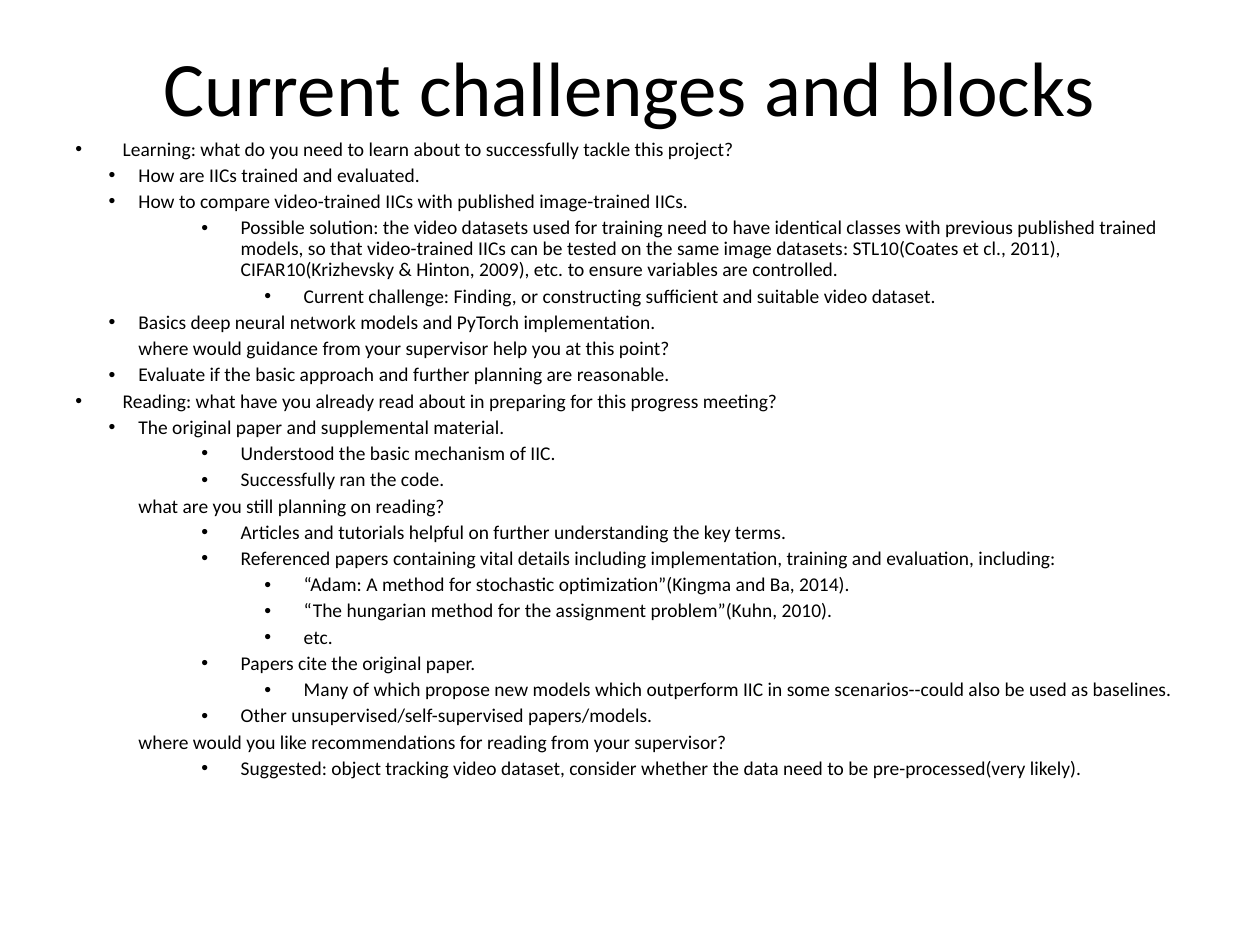
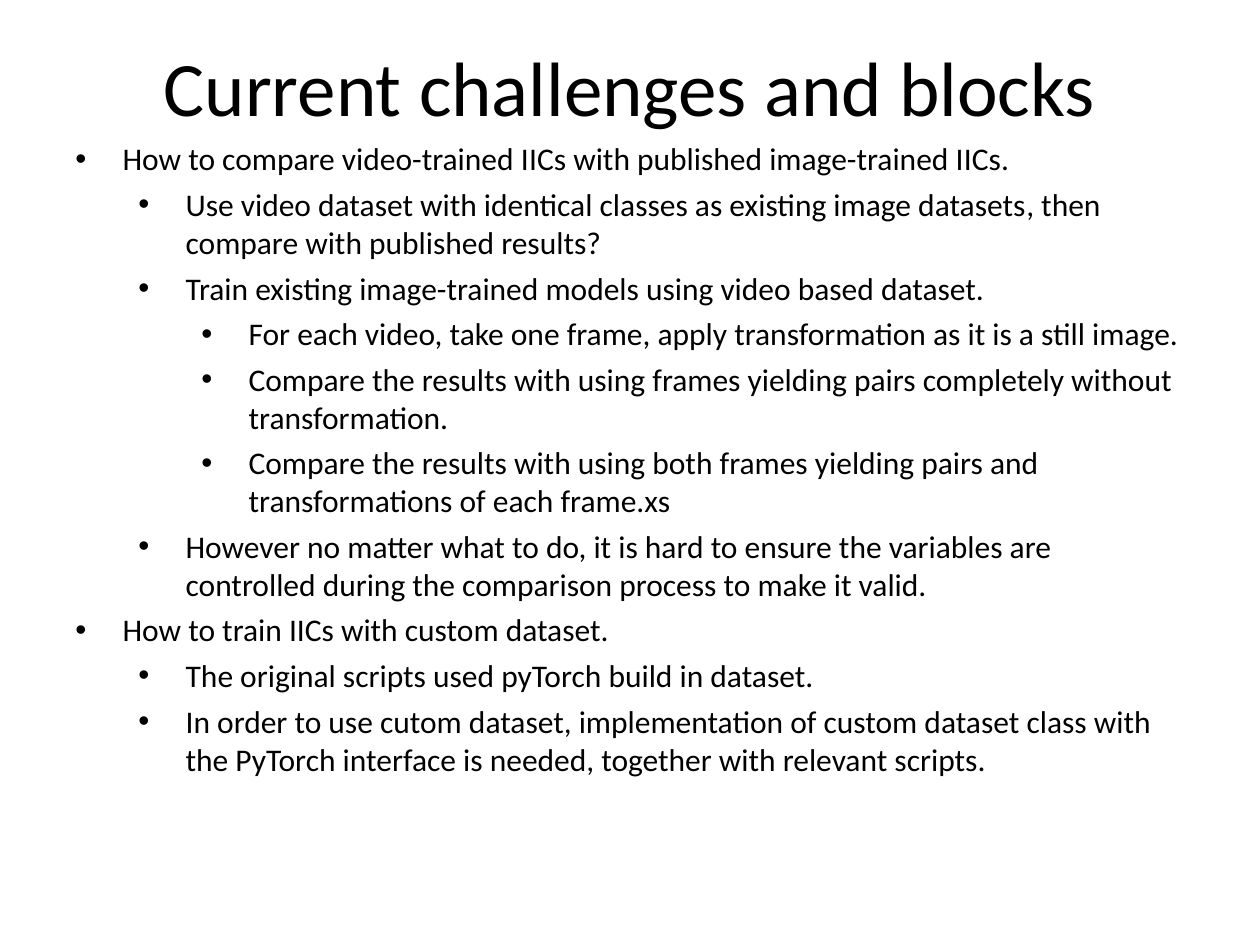
Before and after one commit to HexagonPrime/IIC, a slide deck: slide 3 of presentation/presentation2.ppt. Drawn at 1260x945 pixels with LibreOffice and Linux fonts; fonts in the diff are those of the drawing. Boxes give left, top, right and bottom in pixels: in the first picture for what was removed or moved away, otherwise in the second. Text is boxed around its words. In the diff, an @@ line names an element or a change of style, - is before the commit and + after.

```diff
--- a/presentation/presentation2.ppt
+++ b/presentation/presentation2.ppt
@@ text at (123, 142, 733, 182): paragraphs removed @@
-• Learning: what do you need to learn about to successfully tackle this project?
-  • How are IICs trained and evaluated.
@@ text at (123, 148, 1009, 176): size 11.1 to 18 pt in "How to compare video-trained IICs with published ..."; list level 2 to 1 in "How to compare video-trained IICs ..."; line spacing 0.9 to 1 @@
@@ text at (123, 194, 1178, 777): text changed; size 11.1 to 18 pt @@
-    • Possible solution: the video datasets used for training need to have identical classes with previous published trained models, so that video-trained IICs can be tested on the same image datasets: STL10(Coates et cl., 2011), CIFAR10(Krizhevsky & Hinton, 2009), etc. to ensure variables are controlled.
-      • Current challenge: Finding, or constructing sufficient and suitable video dataset.
-  • Basics deep neural network models and PyTorch implementation.
-  where would guidance from your supervisor help you at this point?
-  • Evaluate if the basic approach and further planning are reasonable.
-• Reading: what have you already read about in preparing for this progress meeting?
-  • The original paper and supplemental material.
-    • Understood the basic mechanism of IIC.
-    • Successfully ran the code.
-  what are you still planning on reading?
-    • Articles and tutorials helpful on further understanding the key terms.
-    • Referenced papers containing vital details including implementation, training and evaluation, including:
-      • “Adam: A method for stochastic optimization”(Kingma and Ba, 2014).
-      • “The hungarian method for the assignment problem”(Kuhn, 2010).
-      • etc.
-    • Papers cite the original paper.
-      • Many of which propose new models which outperform IIC in some scenarios--could also be used as baselines.
-    • Other unsupervised/self-supervised papers/models.
-  where would you like recommendations for reading from your supervisor?
-    • Suggested: object tracking video dataset, consider whether the data need to be pre-processed(very likely).
+  • Use video dataset with identical classes as existing image datasets, then compare with published results?
+  • Train existing image-trained models using video based dataset.
+    • For each video, take one frame, apply transformation as it is a still image.
+    • Compare the results with using frames yielding pairs completely without transformation.
+    • Compare the results with using both frames yielding pairs and transformations of each frame.xs
+  • However no matter what to do, it is hard to ensure the variables are controlled during the comparison process to make it valid.
+• How to train IICs with custom dataset.
+  • The original scripts used pyTorch build in dataset.
+  • In order to use cutom dataset, implementation of custom dataset class with the PyTorch interface is needed, together with relevant scripts.
```
Also in this commit, not shown: 1 other slide changed, 1 slide added, 1 slide removed.
